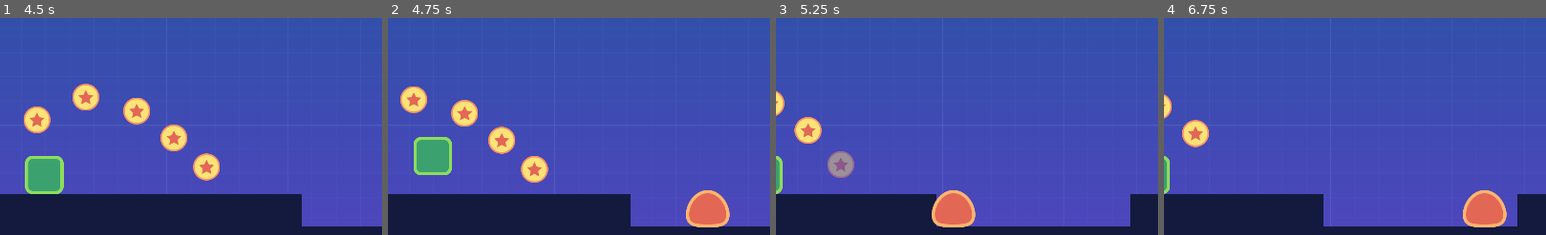
Above: before the commit, frames 1-4 (left to right).
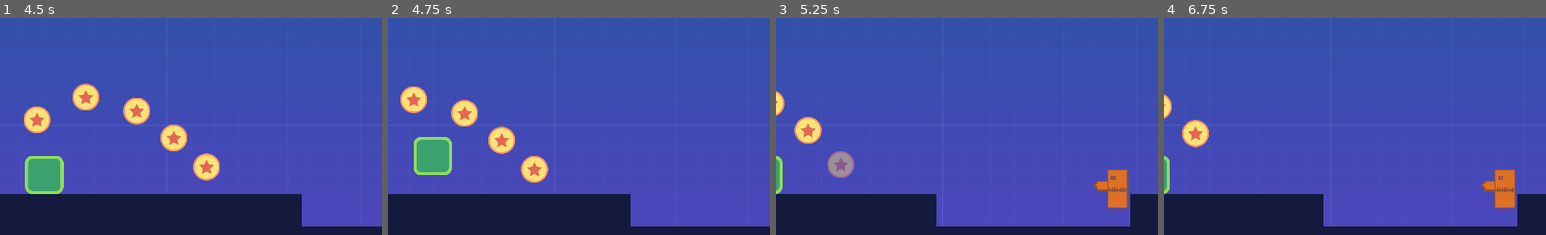
Above: after the commit, the same moments.

Repository: Shoter99/TutorialGodot
Game: Godot game, scene res://Screens/MainScreen.tscn
The game is run twice, just before and just after one commit, with the same random seed, the same clock (stepped at 60 frames per second) and the same inputs.
Inputs:
- Up to frame 1 (4.5 s): click "Play" at 0.5 s; hold D (move_right) 1.28-2.78 s; tap W (move_up) at 1.52, 2.27, 3.77 s; hold A (move_left) 2.78-3.53 s; hold D (move_right) from 3.53 s (still down)
- Up to frame 2 (4.75 s): keep holding D (move_right); tap W (move_up) at 4.52 s
- Up to frame 3 (5.25 s): release D (move_right) at 5.03 s; hold A (move_left) from 5.03 s (still down)
- Up to frame 4 (6.75 s): tap W (move_up) at 5.27 s; release A (move_left) at 5.78 s; hold D (move_right) 5.78-6.53 s; hold A (move_left) from 6.53 s (still down)
The pictures show only the part of the screen within x 50-100%, y 19-69%; the shares and areas given below are measured in that part.

Frame 1 is identical in both runs. In frame 2, 1.6% of the frame differs, in the area x 78-90%, y 79-97%; in frame 3, 2.8%, in the area x 40-93%, y 69-97%; in frame 4, 2.6%.

Commit message:
added turret

Diff:
--- a/Actors/Enemy.tscn
+++ b/Actors/Enemy.tscn
@@ -13,6 +13,10 @@
 collision_layer = 2
 collision_mask = 9
 script = ExtResource( 2 )
+__meta__ = {
+"_edit_horizontal_guides_": [ 2.0 ],
+"_edit_vertical_guides_": [ 55.0 ]
+}
 
 [node name="enemy" type="Sprite" parent="."]
 position = Vector2( 0, -47 )
--- /dev/null
+++ b/Actors/EnemyTurret.gd
@@ -0,0 +1,21 @@
+extends KinematicBody2D
+
+onready var bullet = preload("res://Objects/Bullet.tscn")
+
+
+func _get_configuration_warning():
+	return 'bullet property cannot be empty' if not bullet else ''
+
+func _ready():
+	while 1:
+		shoot()
+		yield(get_tree().create_timer(2.0), "timeout")
+
+
+func getpos() -> Vector2:
+	return get_node("GunPoint").global_position
+
+func shoot():
+	var instance = bullet.instance()
+	instance.position = getpos()
+	print("shoot!")
--- /dev/null
+++ b/Actors/EnemyTurret.tscn
@@ -0,0 +1,30 @@
+[gd_scene load_steps=4 format=2]
+
+[ext_resource path="res://Actors/EnemyTurret.gd" type="Script" id=1]
+[ext_resource path="res://turret.png" type="Texture" id=2]
+
+[sub_resource type="RectangleShape2D" id=1]
+extents = Vector2( 25.5, 49 )
+
+[node name="EnemyTurret" type="KinematicBody2D"]
+position = Vector2( -4, -16 )
+script = ExtResource( 1 )
+__meta__ = {
+"_edit_horizontal_guides_": [ -101.0 ],
+"_edit_vertical_guides_": [ 51.0, -51.0 ]
+}
+
+[node name="Sprite" type="Sprite" parent="."]
+position = Vector2( 4.5, -34.5 )
+scale = Vector2( 3.09375, 3.15625 )
+texture = ExtResource( 2 )
+
+[node name="CollisionShape2D" type="CollisionShape2D" parent="."]
+position = Vector2( 18.5, -33 )
+shape = SubResource( 1 )
+
+[node name="GunPoint" type="Position2D" parent="."]
+position = Vector2( -41, -43 )
+__meta__ = {
+"_gizmo_extents_": 2.2
+}
--- a/Levels/TestLevel.tscn
+++ b/Levels/TestLevel.tscn
@@ -8,6 +8,7 @@
 [ext_resource path="res://Objects/Coin.tscn" type="PackedScene" id=6]
 [ext_resource path="res://Objects/Portal.tscn" type="PackedScene" id=7]
 [ext_resource path="res://Levels/Level1.tscn" type="PackedScene" id=8]
+[ext_resource path="res://Actors/EnemyTurret.tscn" type="PackedScene" id=9]
 
 [sub_resource type="ConvexPolygonShape2D" id=1]
 points = PoolVector2Array( 0, 0, 0, 0, 0, 0, 0, 0 )
@@ -171,9 +172,6 @@
 
 [node name="Enemies" type="Node" parent="."]
 
-[node name="Enemy2" parent="Enemies" instance=ExtResource( 3 )]
-position = Vector2( 2192, 740 )
-
 [node name="Enemy3" parent="Enemies" instance=ExtResource( 3 )]
 position = Vector2( 3111, 738 )
 
@@ -183,4 +181,7 @@
 [node name="Enemy5" parent="Enemies" instance=ExtResource( 3 )]
 position = Vector2( 5825, 515 )
 
+[node name="EnemyTurret" parent="." instance=ExtResource( 9 )]
+position = Vector2( 2350, 740 )
+
 [connection signal="body_entered" from="BottomBorder" to="Player" method="_on_BottomBorder_body_entered"]
--- /dev/null
+++ b/Objects/Bullet.tscn
@@ -0,0 +1,15 @@
+[gd_scene load_steps=3 format=2]
+
+[ext_resource path="res://bullet.png" type="Texture" id=1]
+
+[sub_resource type="CircleShape2D" id=1]
+radius = 3.0
+
+[node name="Bullet" type="Area2D"]
+collision_layer = 4
+
+[node name="Sprite" type="Sprite" parent="."]
+texture = ExtResource( 1 )
+
+[node name="CollisionShape2D" type="CollisionShape2D" parent="."]
+shape = SubResource( 1 )
Not shown, removed: .mono/metadata/ide_messaging_meta.txt
Not shown: 1 places in Levels/TestLevel.tscn that only renumber resources
Binary file added: bullet.aseprite
Binary file added: bullet.png
Not shown, added: bullet.png.import
Binary file added: turret.aseprite
Binary file added: turret.png
Not shown, added: turret.png.import
